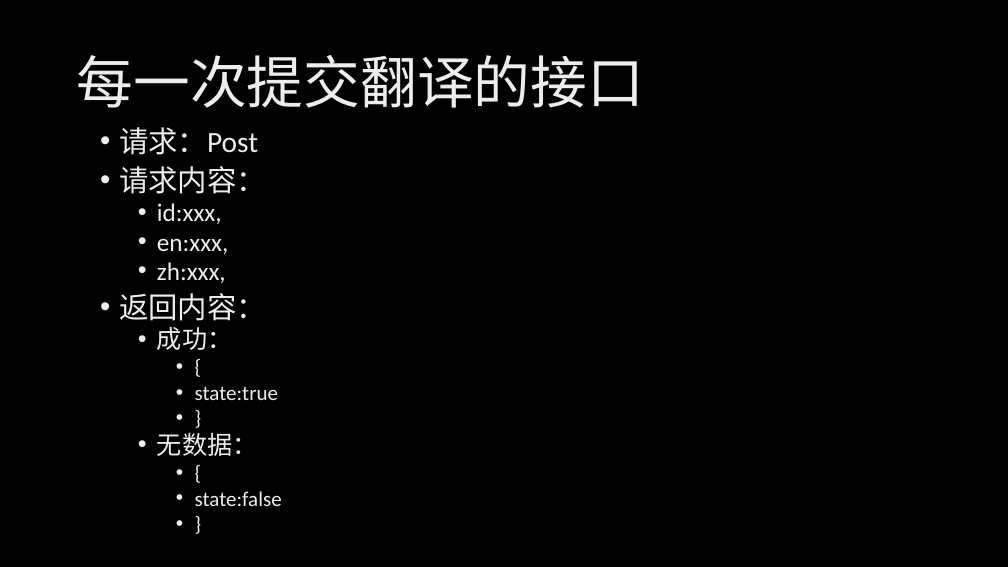
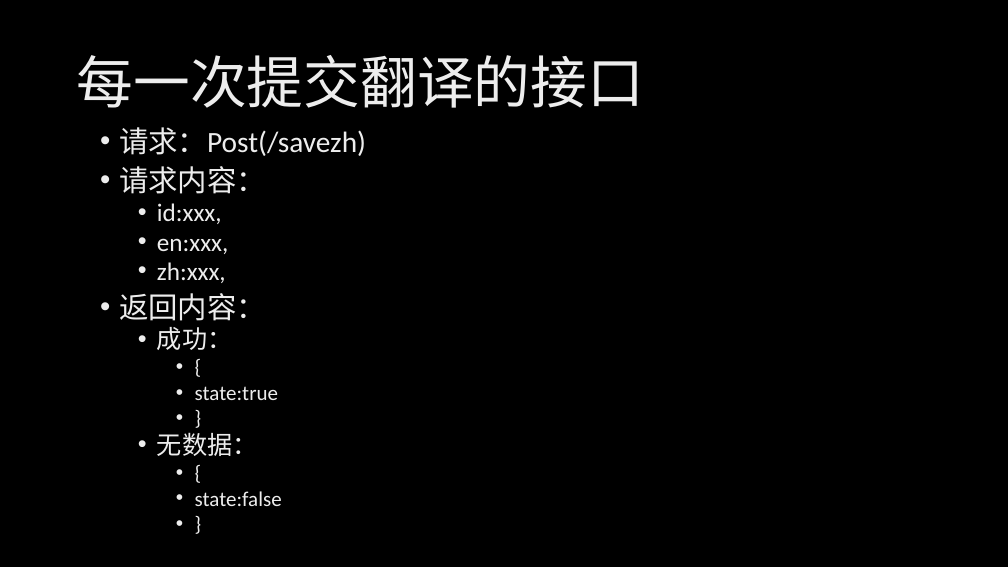
Before and after one commit to ChanSeaThink/trans, a slide deck: slide 2 of 接口.pptx. Drawn at 1008x567 pixels with LibreOffice and Linux fonts; fonts in the diff are those of the drawing; background and template pictures are left out. Boxes give left, top, right and bottom in pixels: in the first picture for what was removed or moved away, otherwise in the second. Text is boxed around its words. In the diff, an @@ line names an element or a change of style, - is before the commit and + after.

Commit message:
修改接口
补充接口链接

```diff
--- a/接口.pptx
+++ b/接口.pptx
@@ text at (119, 127, 366, 156): text changed @@
-• 请求：Post
+• 请求：Post(/savezh)
```
Also in this commit, not shown: 1 other slide changed.
